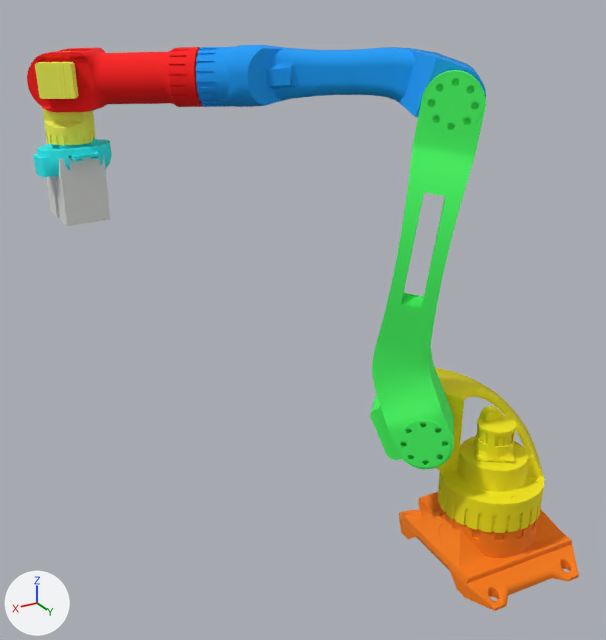
The FBX model newton-4.00/applications/media/robot.fbx as it was, and as the next commit left it.
Rendered twice from a 50 mm lens placed at (3.84, 3.74, 4.08), pointed at (0.86, -1.22, 1.59). The axes (+X, +Y, +Z) are drawn at lower left. The lights are the same throughout. Where no turn or scale is listed for an object, it has been applied to the vertices. Vertices at the same position are counted once.

Objects in the first picture: 'ARM_FixBase_ConvexHull', 'ARM_firstArm_ConvexHull', 'ARM_orientaionAxis1_ConvexHull', 'ARM_orientaionAxis2_ConvexHull', 'ARM_rotating_base_ConvexHull', 'ARM_secondArm2_ConvexHull', 'ARM_secondArm_ConvexHull', 'hidden_Box002'.
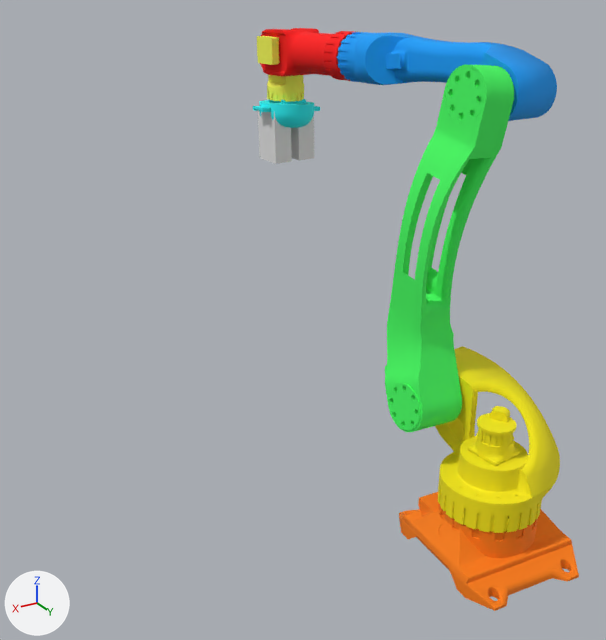
Commit message: align the robot a little better.

ob_arm_4 is not drawn itself; it is the parent of ob_gripperright, ob_gripperleft, ob_effector, ob_untitled_006.
ob_base_rotator is not drawn itself; it is the parent of ob_arm_0, ob_arm_rotating_base_convexhull, ob_untitled.

Where the newer file only moved an object's origin or applied its transform, the numbers keep the older frame.

What differs and where, as boxes (x1, y1, x2, y2) in the pictures (606 x 640 px):
'ARM_firstArm_ConvexHull', mesh turned
    before: (370, 70, 486, 469)
    after: (385, 65, 514, 432)
'ARM_secondArm_ConvexHull', mesh turned
    before: (196, 44, 486, 118)
    after: (337, 32, 557, 121)
'ARM_rotating_base_ConvexHull', turned
    before: (435, 368, 544, 533)
    after: (435, 346, 560, 533)
'ARM_secondArm2_ConvexHull', turned
    before: (27, 47, 203, 112)
    after: (257, 28, 354, 81)
'hidden_Box002', turned
    before: (55, 154, 110, 226)
    after: (258, 111, 292, 164)
'ARM_orientaionAxis2_ConvexHull', reshaped (15% narrower, 23% shorter)
    before: (33, 139, 112, 177)
    after: (253, 99, 320, 128)
'ARM_orientaionAxis1_ConvexHull', mesh turned
    before: (43, 109, 95, 145)
    after: (267, 75, 304, 102)
'hidden_Box001', turned
    before: (46, 177, 60, 218)
    after: (291, 115, 314, 160)

What the commit changed:
me_mesh has 3438 vertices, 6884 faces and spans x -0.34..0.43, y -0.32..0.38, z -1.26..1.33.
me_mesh is used by ob_arm_firstarm_convexhull; location (0.434, -0.248, 2.136).
me_mesh part 4: the whole mesh is turned -46.3 degrees about the z axis through its middle, then moved by (-0.3, -0.28, 0.0).
me_mesh_008 has 7025 vertices, 14046 faces and spans x -0.87..0.87, y -0.73..0.74, z -0.25..0.23.
me_mesh_008 is used by ob_arm_secondarm_convexhull; location (0.714, -1.041, 3.322).
me_mesh_008 part 2: the whole mesh is turned -46.3 degrees about the z axis through its middle, then moved by (-0.97, -0.19, 0.0).
me_mesh_003 has 3047 vertices, 6086 faces and spans x -0.269..0.257, y -0.309..0.304, z -0.137..0.135.
me_mesh_003 is used by ob_arm_orientaionaxis2_convexhull; location (2.185, -2.192, 2.784).
me_mesh_003 part 3: the whole mesh is multiplied about its middle by the matrix ((0.007, 1.0, 0.014), (-1.0, 0.007, -0.012), (-0.012, -0.014, 1.0)), then moved by (-2.258, -0.9, 0.0).
me_mesh_006 has 616 vertices, 1232 faces and spans x -0.154..0.24, y -0.164..0.196, z -0.288..0.318.
me_mesh_006 is used by ob_arm_orientaionaxis1_convexhull; location (2.137, -2.217, 3.183).
me_mesh_006 part 1: the whole mesh is turned -46.3 degrees about the z axis through its middle, then moved by (-2.263, -0.896, 0.0).
Object 'arm_4' (ob_arm_4) turns from (90, 0.1, -134) to (90, 1.1, -90) degrees about x, y and z.
Object 'base_rotator' (ob_base_rotator) turns from (90, 0, 46) to (90, 0, 0) degrees about x, y and z.
